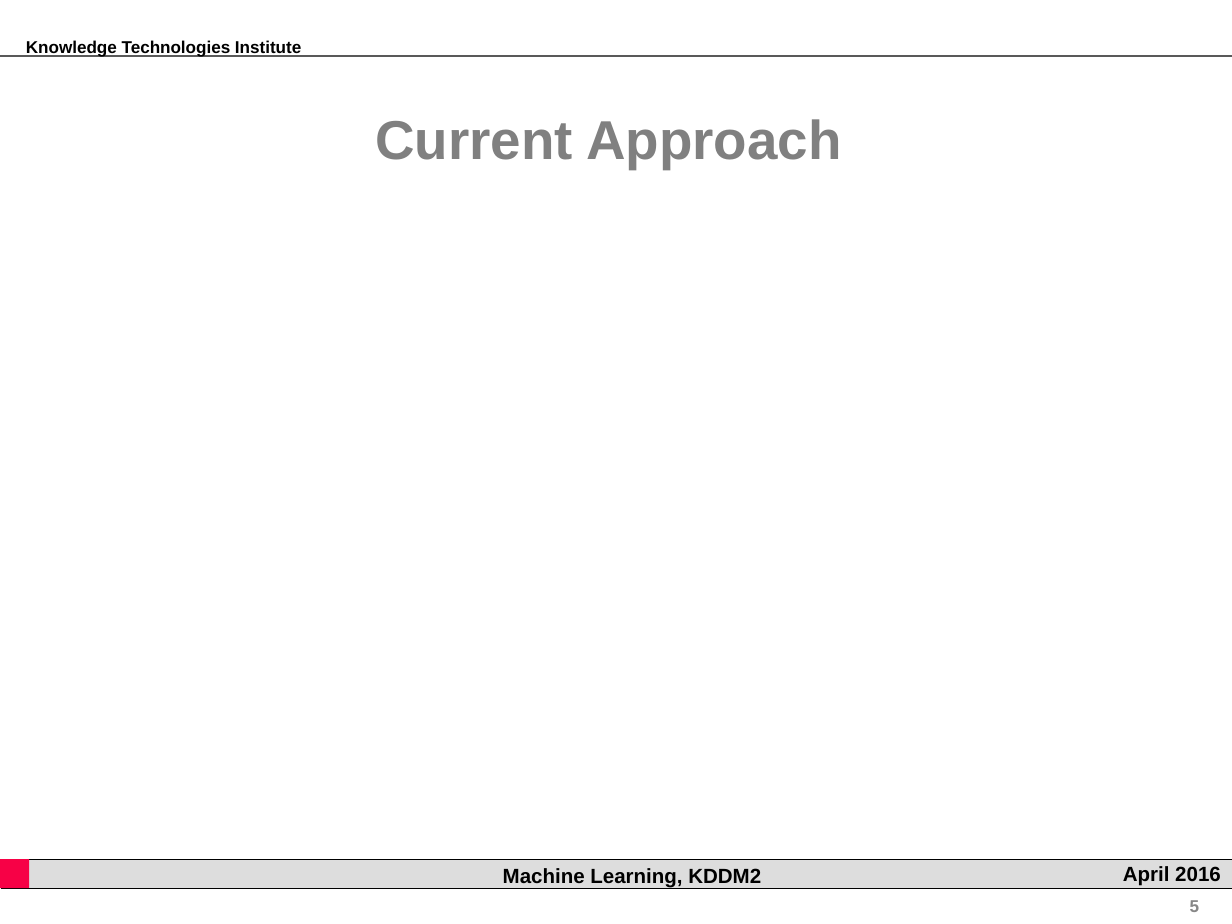
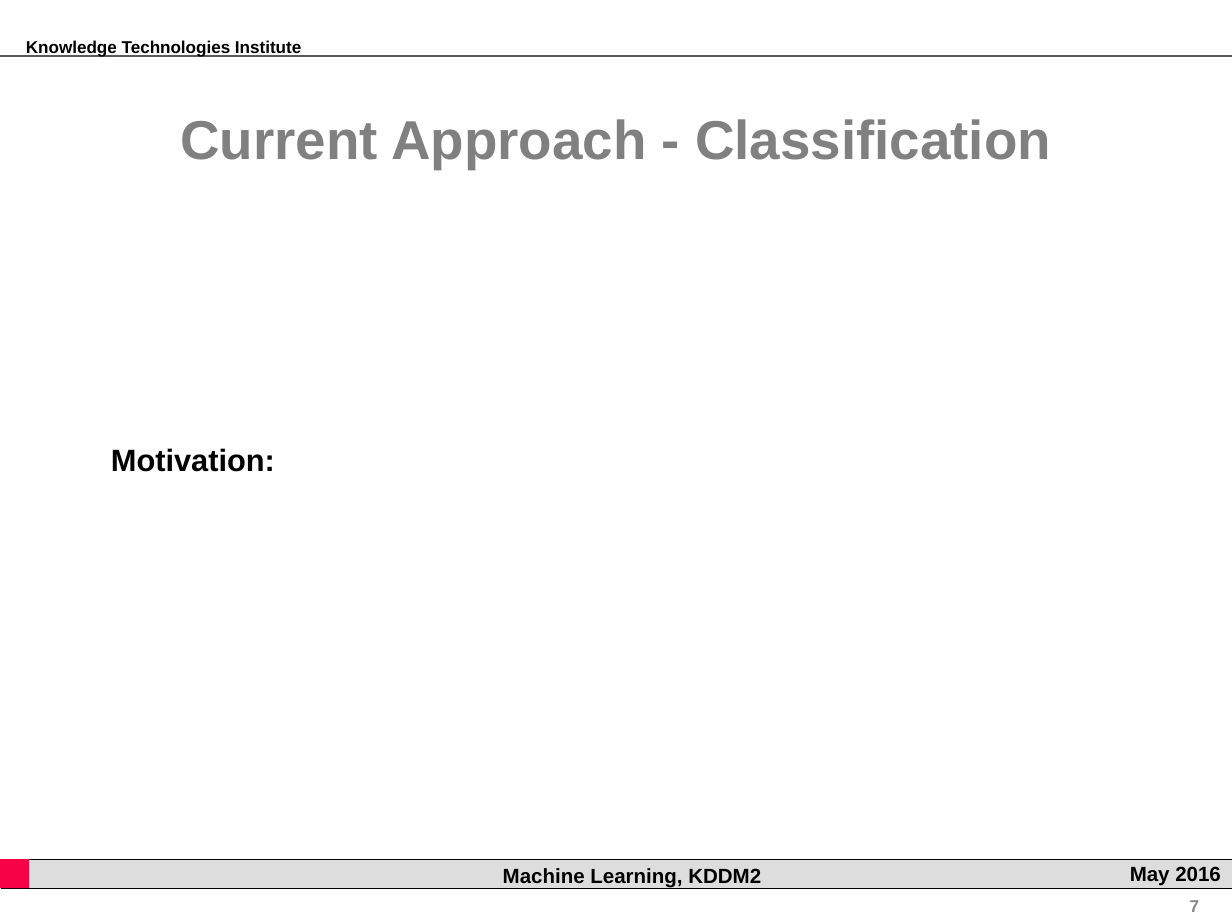
Before and after one commit to rsamer/MLSE, a slide deck: slide 7 of presentation/interim/Presentation.pptx (slide 5 before the commit). Drawn at 1232x924 pixels with LibreOffice and Linux fonts; fonts in the diff are those of the drawing; background and template pictures are left out. Boxes give left, top, right and bottom in pixels: in the first picture for what was removed or moved away, otherwise in the second. Text is boxed around its words. In the diff, an @@ line names an element or a change of style, - is before the commit and + after.

```diff
--- a/presentation/interim/Presentation.pptx
+++ b/presentation/interim/Presentation.pptx
@@ text at bbox=[180, 119, 1051, 169]: text changed @@
-Current Approach
+Current Approach - Classification
@@ text added at bbox=[111, 448, 275, 472], 18 pt, text #000000, bold @@
+Motivation:
@@ text in rectangle at bbox=[1130, 866, 1221, 886]: text changed @@
-April 2016
+May 2016
@@ page number at bbox=[1190, 900, 1200, 912]: text changed @@
-5
+7
```
Also in this commit, not shown: 11 other slides changed, 2 slides added, 1 slide removed.
